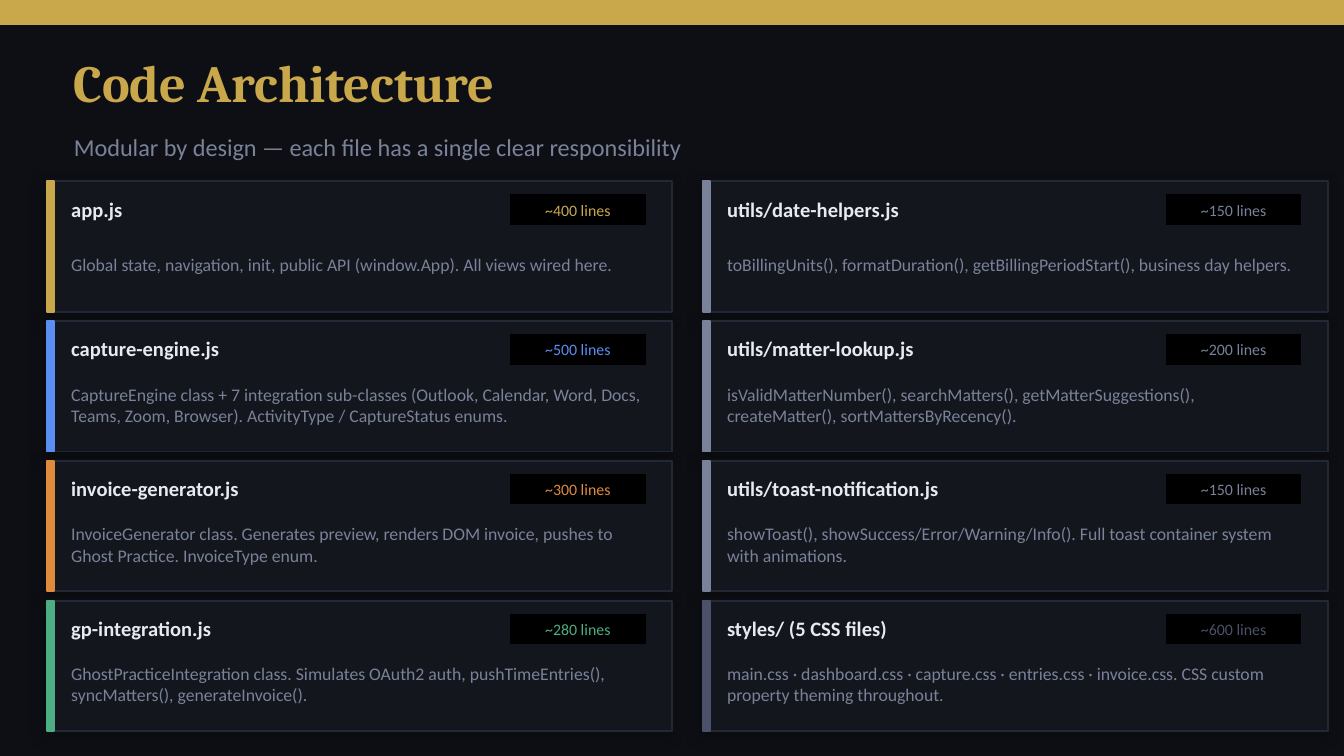
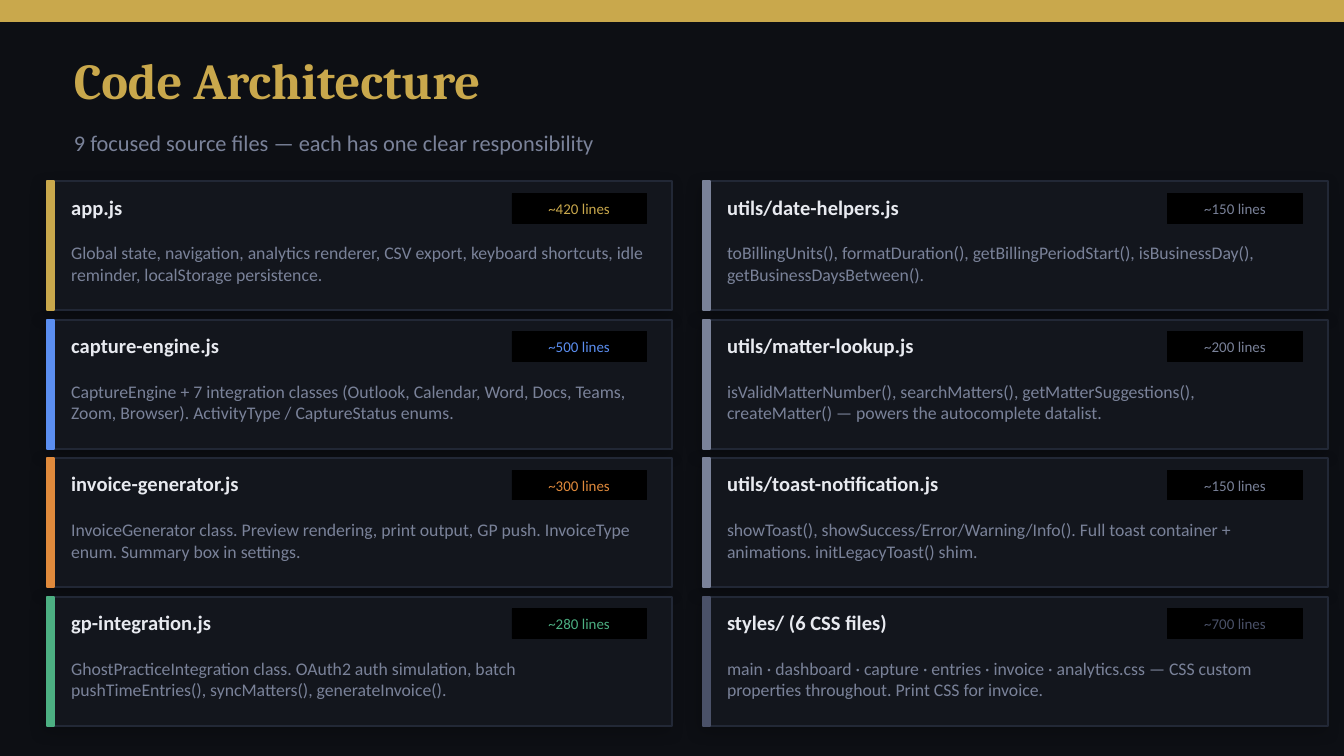
Before and after one commit to konethegreat/timelex-automated-time-tracking, a slide deck: slide 12 of timelex-presenation/TimeLex_Assessment_Presentation.pptx (slide 11 before the commit). Drawn at 1344x756 pixels with LibreOffice and Linux fonts; fonts in the diff are those of the drawing. Boxes give left, top, right and bottom in pixels: in the first picture for what was removed or moved away, otherwise in the second. Text is boxed around its words. In the diff, an @@ line names an element or a change of style, - is before the commit and + after.

Commit message:
Add initial presentation file for TimeLex Assessment

```diff
--- a/timelex-presenation/TimeLex_Assessment_Presentation.pptx
+++ b/timelex-presenation/TimeLex_Assessment_Presentation.pptx
@@ text "Code Architecture" at [74,64,481,100]: size 28 to 27 pt @@
@@ text at [74,135,593,155]: text changed; size 13 to 12 pt @@
-Modular by design — each file has a single clear responsibility
+9 focused source files — each has one clear responsibility
@@ text at [548,203,610,214]: text changed; size 8.5 to 8 pt @@
-~400 lines
+~420 lines
@@ text at [71,247,643,284]: text changed @@
-Global state, navigation, init, public API (window.App). All views wired here.
+Global state, navigation, analytics renderer, CSV export, keyboard shortcuts, idle reminder, localStorage persistence.
@@ text at [727,246,1254,284]: text changed @@
-toBillingUnits(), formatDuration(), getBillingPeriodStart(), business day helpers.
+toBillingUnits(), formatDuration(), getBillingPeriodStart(), isBusinessDay(), getBusinessDaysBetween().
@@ text at [71,385,626,422]: text changed @@
-CaptureEngine class + 7 integration sub-classes (Outlook, Calendar, Word, Docs, Teams, Zoom, Browser). ActivityType / CaptureStatus enums.
+CaptureEngine + 7 integration classes (Outlook, Calendar, Word, Docs, Teams, Zoom, Browser). ActivityType / CaptureStatus enums.
@@ text at [727,385,1194,422]: text changed @@
-isValidMatterNumber(), searchMatters(), getMatterSuggestions(), createMatter(), sortMattersByRecency().
+isValidMatterNumber(), searchMatters(), getMatterSuggestions(), createMatter() — powers the autocomplete datalist.
@@ text at [71,524,630,561]: text changed @@
-InvoiceGenerator class. Generates preview, renders DOM invoice, pushes to Ghost Practice. InvoiceType enum.
+InvoiceGenerator class. Preview rendering, print output, GP push. InvoiceType enum. Summary box in settings.
@@ text at [727,523,1218,561]: text changed @@
-showToast(), showSuccess/Error/Warning/Info(). Full toast container system with animations.
+showToast(), showSuccess/Error/Warning/Info(). Full toast container + animations. initLegacyToast() shim.
@@ 12 rectangles, 3 texts: place and size @@
-12 rectangles, 3 texts at [47,461,1328,731]
+12 rectangles, 3 texts at [47,458,1328,726]
@@ shadow changed in 8 elements at [47,181,672,310], [703,181,1328,310], [47,320,672,449], [703,320,1328,449], [47,458,672,587], [703,458,1328,587], [47,597,672,726], [703,597,1328,726] @@
@@ size 8.5 to 8 pt in 6 elements at [1204,203,1266,214], [1204,341,1266,352], [548,341,610,352], [1204,480,1266,491], [548,480,610,491], [548,618,610,629] @@
@@ text at [727,615,886,634]: text changed @@
-styles/ (5 CSS files)
+styles/ (6 CSS files)
@@ text at [1204,619,1266,629]: text changed; size 8.5 to 8 pt @@
-~600 lines
+~700 lines
@@ text at [71,663,515,699]: text changed @@
-GhostPracticeIntegration class. Simulates OAuth2 auth, pushTimeEntries(), syncMatters(), generateInvoice().
+GhostPracticeIntegration class. OAuth2 auth simulation, batch pushTimeEntries(), syncMatters(), generateInvoice().
@@ text at [727,663,1252,699]: text changed @@
-main.css · dashboard.css · capture.css · entries.css · invoice.css. CSS custom property theming throughout.
+main · dashboard · capture · entries · invoice · analytics.css — CSS custom properties throughout. Print CSS for invoice.
```
Also in this commit, not shown: 16 other slides changed, 1 slide added, 2 other files.
